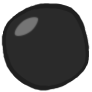
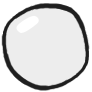
The second 92px x 92px image is a revision of the first. Changes to its layers:
hid "black flash", painted on it over [13, 15, 40, 37]
showed "white flash", painted on it over [13, 15, 40, 37]
hid "1 black" over [5, 7, 86, 87]
showed "1 white" over [5, 7, 86, 87]
